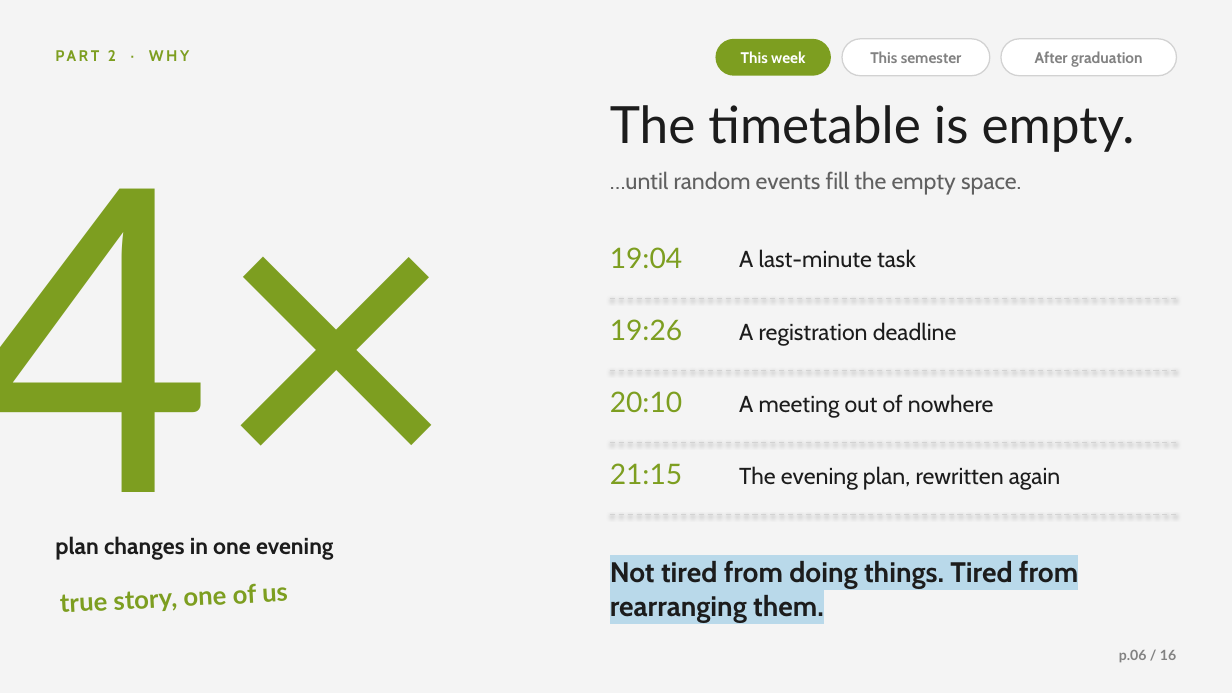
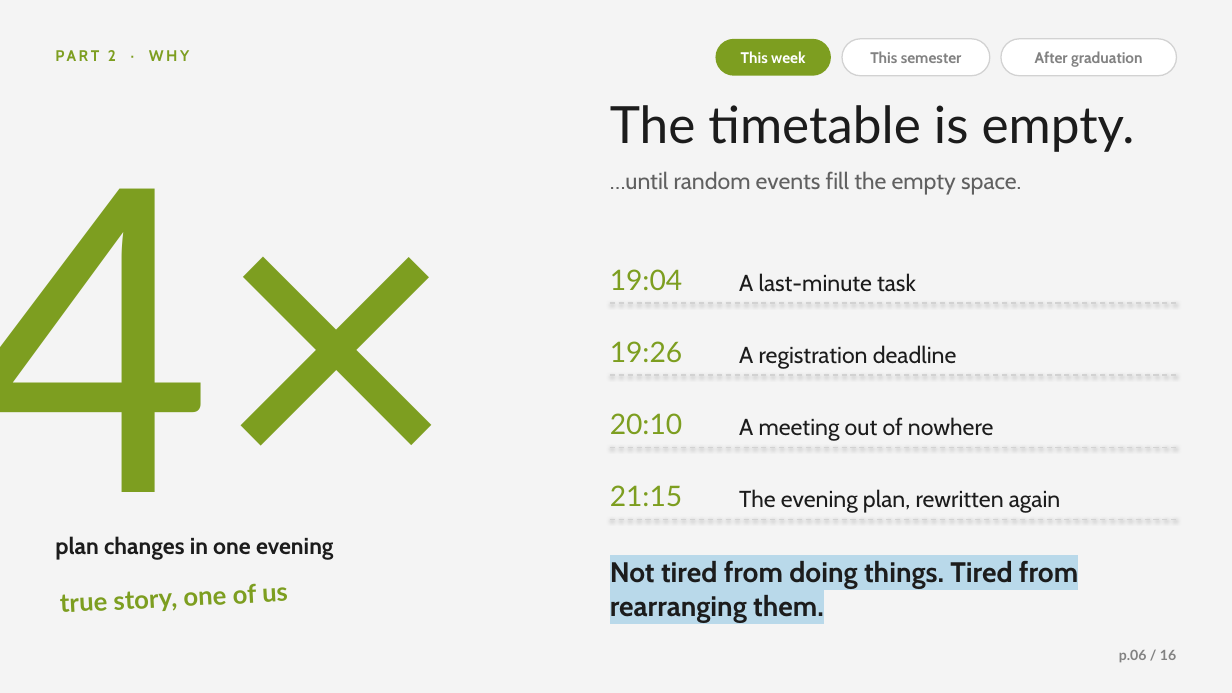
Before and after one commit to Kyson-CCHEN/English-presentation, a slide deck: slide 6 of Planning_Is_the_Pressure.pptx. Drawn at 1232x693 pixels with LibreOffice and Linux fonts; fonts in the diff are those of the drawing; background and template pictures are left out. Boxes give left, top, right and bottom in pixels: in the first picture for what was removed or moved away, otherwise in the second. Text is boxed around its words. In the diff, an @@ line names an element or a change of style, - is before the commit and + after.

Commit message:
Refine layouts: task pile drop, wider bars, centred loop, clearer deadline slide

```diff
--- a/Planning_Is_the_Pressure.pptx
+++ b/Planning_Is_the_Pressure.pptx
@@ text "19:04": place and size @@
-text "19:04" at <box>610,247,682,268</box>
+text "19:04" at <box>610,269,682,290</box>
@@ text "19:26": place and size @@
-text "19:26" at <box>610,319,682,340</box>
+text "19:26" at <box>610,341,682,362</box>
@@ text "20:10": place and size @@
-text "20:10" at <box>610,391,682,412</box>
+text "20:10" at <box>610,413,682,434</box>
@@ vertical alignment top to bottom in 8 elements at <box>739,273,916,292</box>, <box>739,345,957,369</box>, <box>739,417,994,441</box>, <box>739,489,1060,513</box>, <box>610,269,682,290</box>, <box>610,341,682,362</box>, <box>610,413,682,434</box>, <box>610,485,682,506</box> @@
@@ text "21:15": place and size @@
-text "21:15" at <box>610,463,682,484</box>
+text "21:15" at <box>610,485,682,506</box>
@@ 4 lines: place and size @@
-4 lines at <box>610,299,1177,515</box>
+4 lines at <box>610,303,1177,519</box>
```
Also in this commit, not shown: 6 other slides changed.
